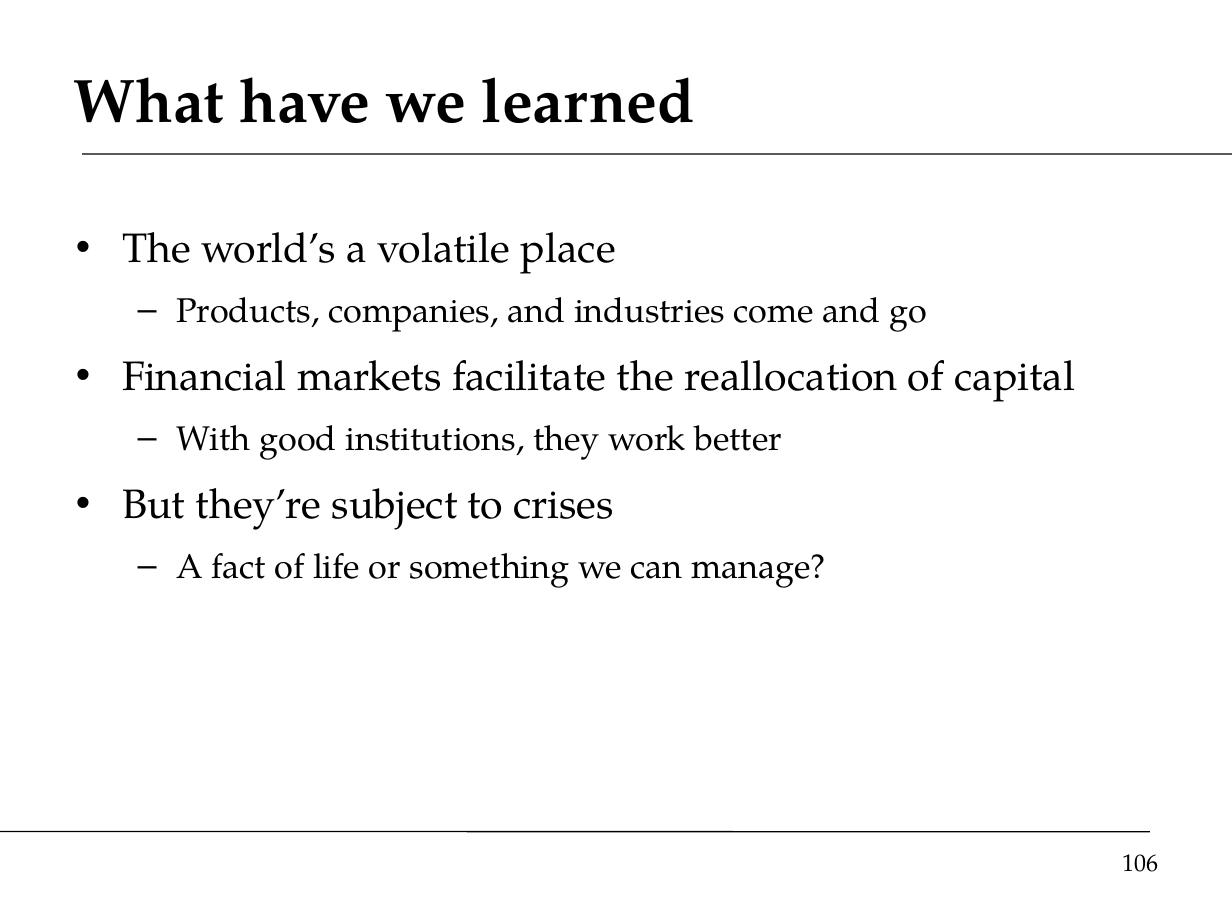
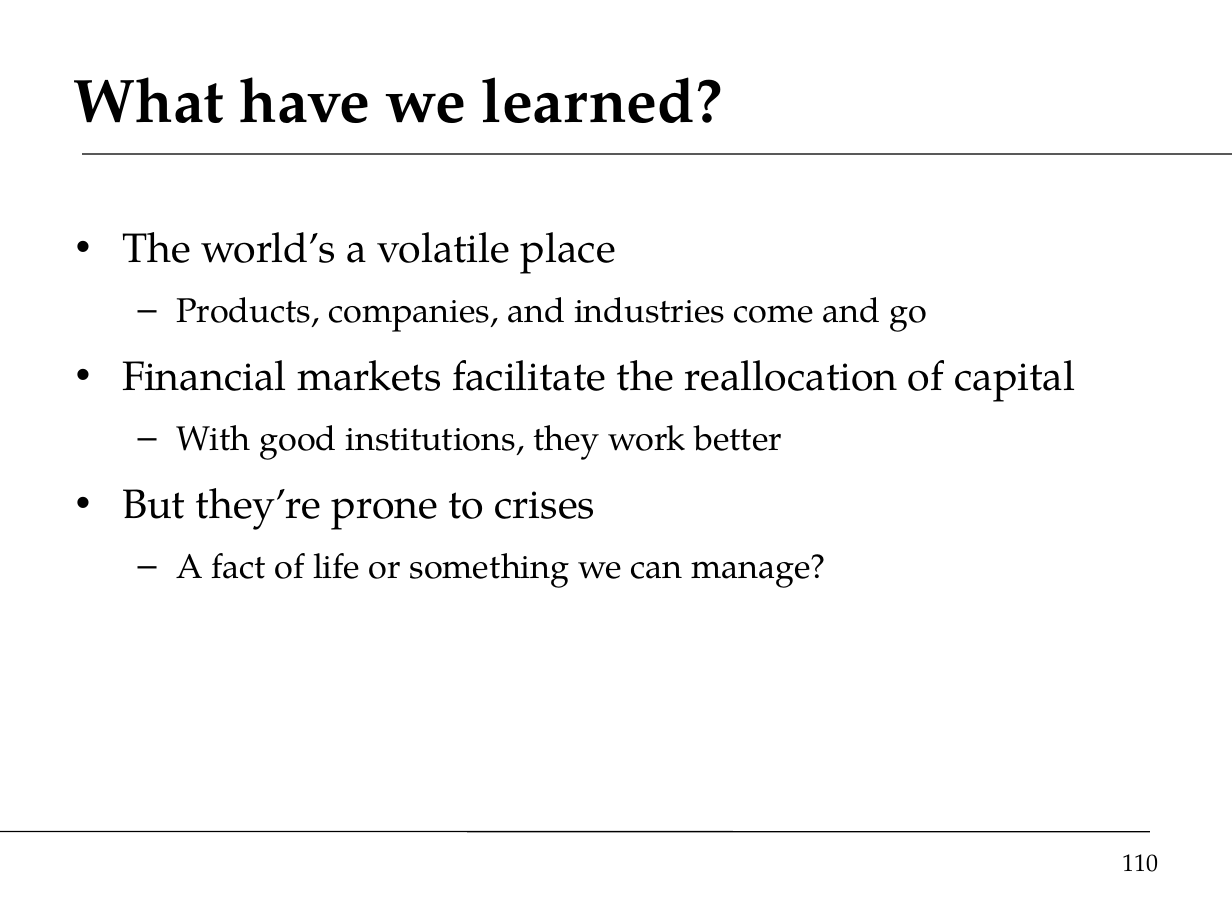
Before and after one commit to DaveBackus/Global_Economy, a slide deck: slide 110 of Slides/slides_labcap_f14.pptx (slide 106 before the commit). Drawn at 1232x924 pixels with LibreOffice and Linux fonts; fonts in the diff are those of the drawing. Boxes give left, top, right and bottom in pixels: in the first picture for what was removed or moved away, otherwise in the second. Text is boxed around its words. In the diff, an @@ line names an element or a change of style, - is before the commit and + after.

```diff
--- a/Slides/slides_labcap_f14.pptx
+++ b/Slides/slides_labcap_f14.pptx
@@ title at (74,77,723,123): text changed @@
-What have we learned
+What have we learned?
@@ text at (122,488,596,530): text changed @@
-• But they’re subject to crises
+• But they’re prone to crises
@@ page number at (1122,854,1158,872): text changed @@
-106
+110
```
Also in this commit, not shown: 26 other slides changed, 3 slides added, 1 slide removed, 40 other files.
